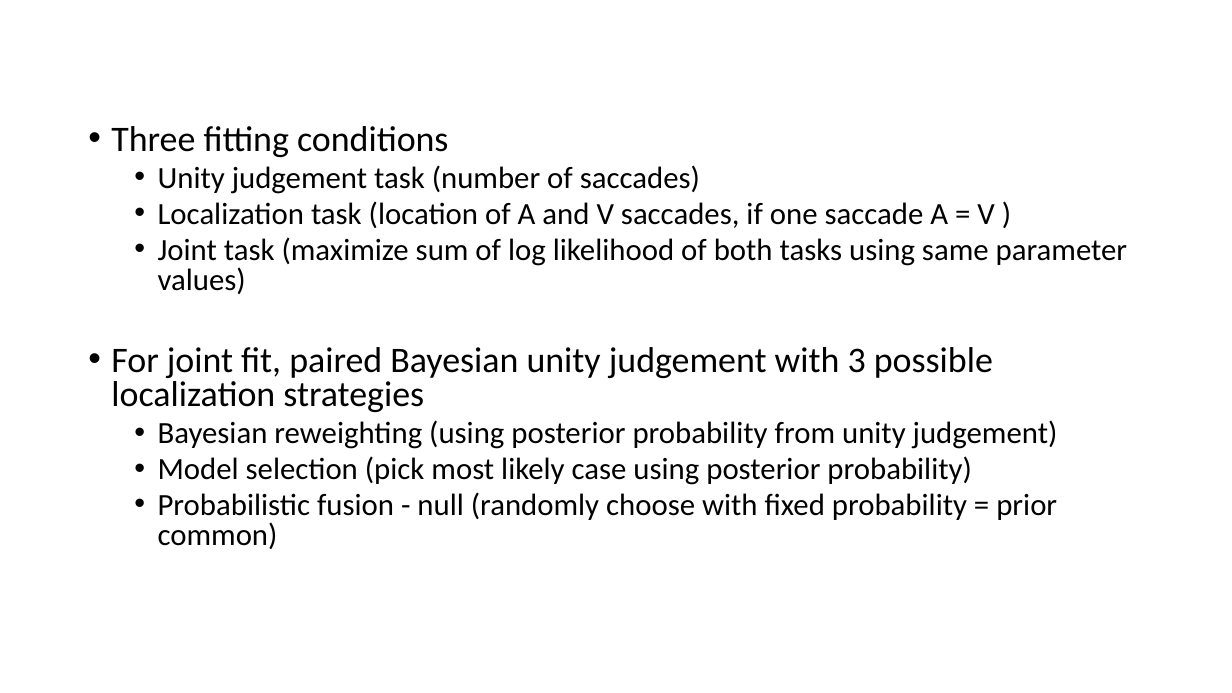
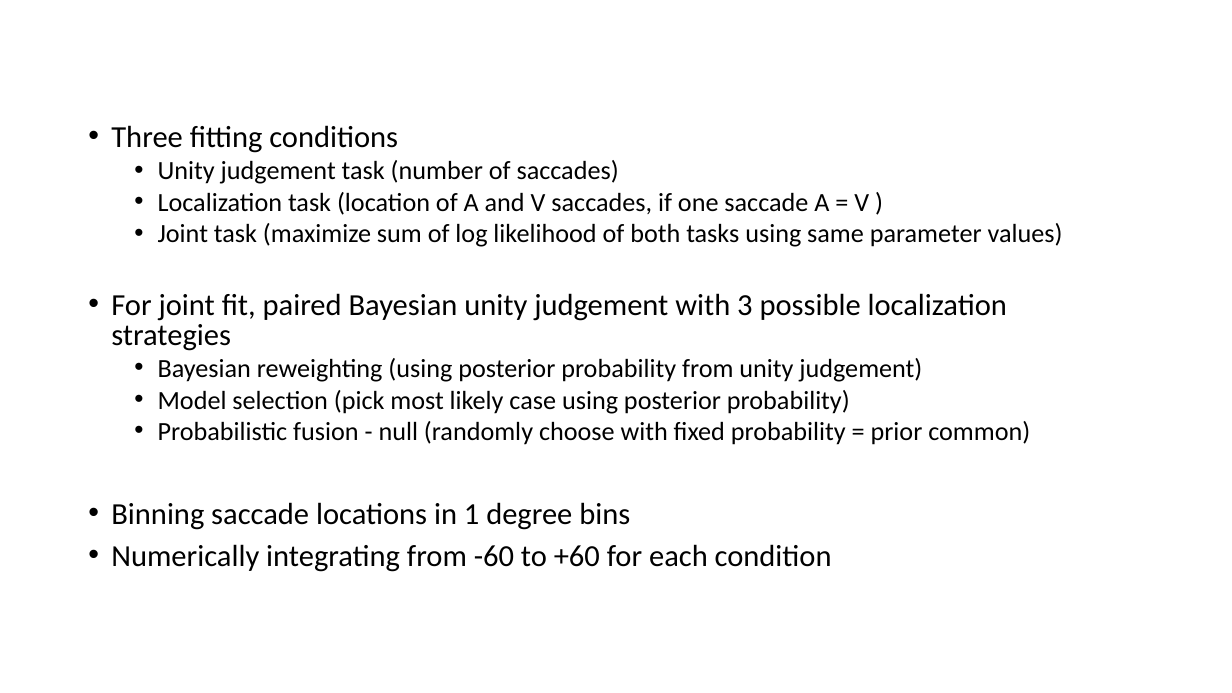
Before and after one commit to jmohl/CI_behavioral, a slide deck: slide 2 of doc/model_summary_4_16_19.pptx. Drawn at 1232x693 pixels with LibreOffice and Linux fonts; fonts in the diff are those of the drawing. Boxes give left, top, right and bottom in pixels: in the first picture for what was removed or moved away, otherwise in the second. Text is boxed around its words. In the diff, an @@ line names an element or a change of style, - is before the commit and + after.

Commit message:
updating way the saccade pdf is generated
noticed an error where I was making my pdfs in a way that required independent samples from both xa and xv even when the number of causes is one. This is an issue when comparing to data because for these trials I onle have one saccade so sa = sv. Fixed this by keeping the C=1 and C=2 cases separate until after the integration step, and then summing them

```diff
--- a/doc/model_summary_4_16_19.pptx
+++ b/doc/model_summary_4_16_19.pptx
@@ text at (x1=111, y1=125, x2=1063, y2=445): size 28 to 23.8 pt in "Three fitting conditions", "For joint fit, paired Bayesian unity judgement ..."; size 24 to 20.4 pt in "Unity judgement task (number of saccades)", "Localization task (location of A and V ...", "Joint task (maximize sum of log likelihood ...", "Bayesian reweighting (using posterior probability from unity ..." and 2 more places @@
@@ text at (x1=111, y1=502, x2=832, y2=572): paragraphs added @@
+• Binning saccade locations in 1 degree bins
+• Numerically integrating from -60 to +60 for each condition
```
Also in this commit, not shown: 1 other slide changed, 1 slide added, 1 slide removed, 6 other files.
